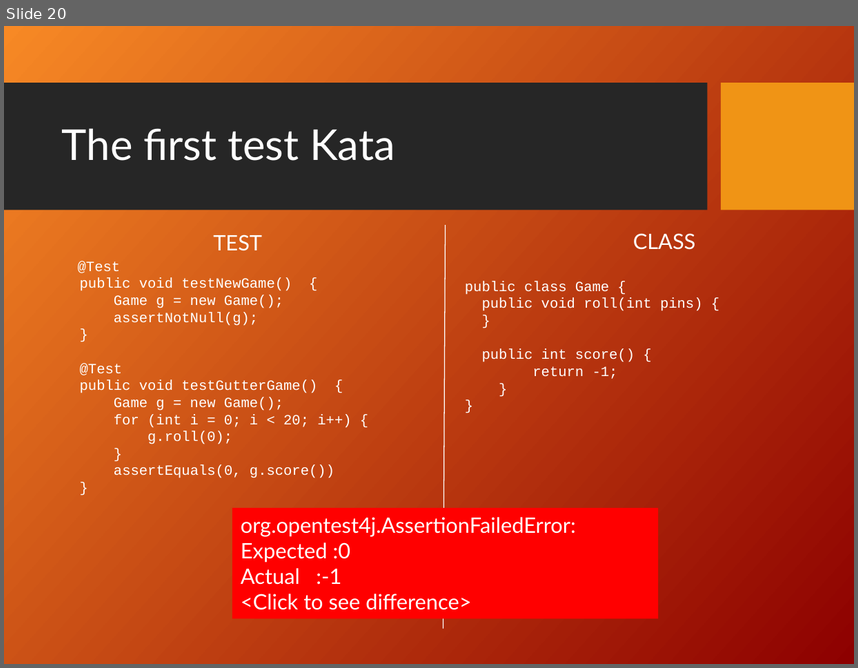
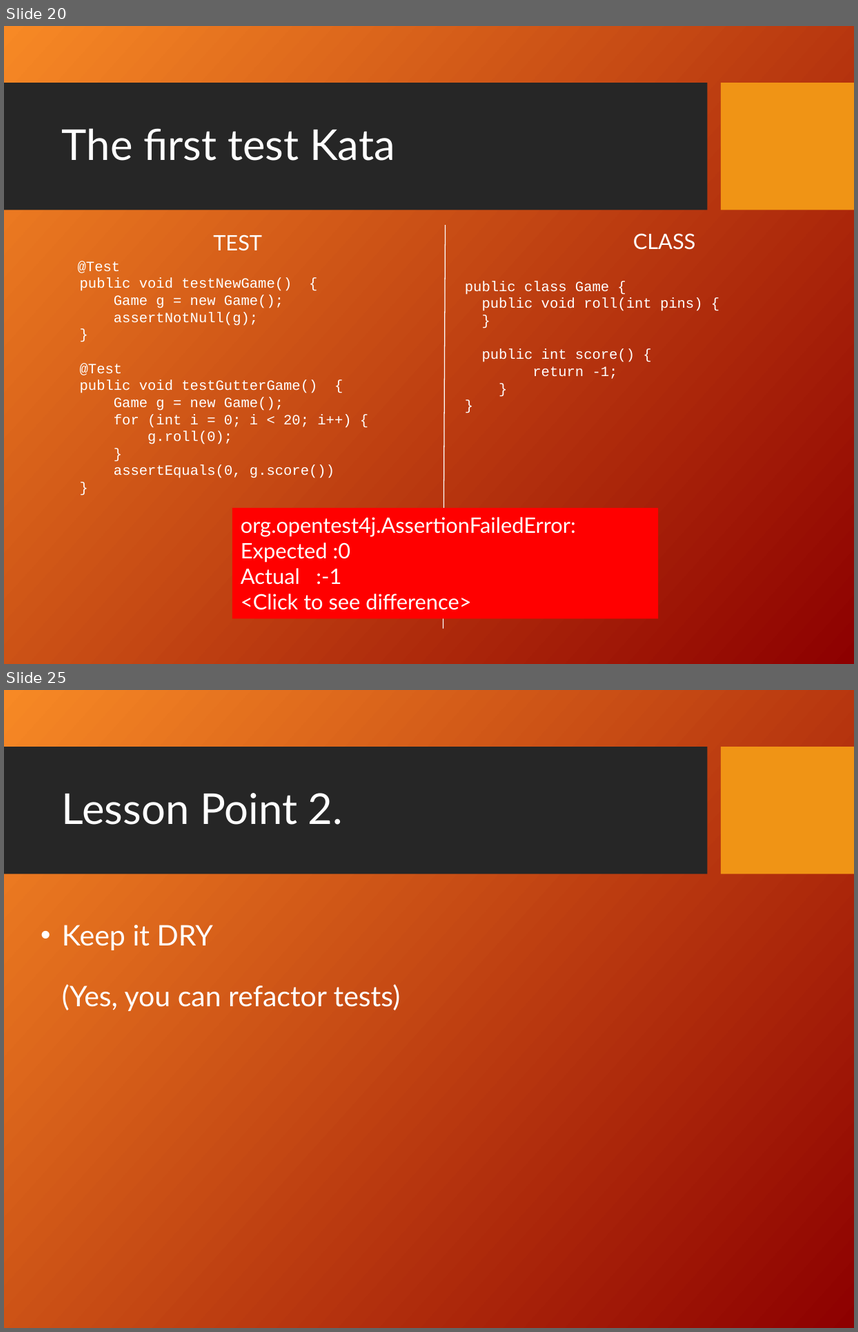
Before and after one commit to dkneuma/BowlingGame, a slide deck: Documentation/Bowling Game Kata.ppt. Shown one above the other, each under a label of ours: slide 20 before the commit, slides 20 and 25 after it; the slides between them are not shown. The pictures are 858x668 and 858x1332 pixels, drawn with LibreOffice and Linux fonts; fonts in the diff are those of the drawing; background and template pictures are left out. Boxes give left, top, right and bottom in pixels: in the first picture for what was removed or moved away, otherwise in the second. Text is boxed around its words. In the diff, an @@ line names an element or a change of style, - is before the commit and + after.

```diff
--- a/Documentation/Bowling Game Kata.ppt
+++ b/Documentation/Bowling Game Kata.ppt
@@ slide 25 added at [4,690,854,1328], background picture (left out); not listed: 2 template elements that a slide beside it also shows @@
@@ title added at [62,793,343,825], 36 pt, text #FFFFFF @@
+Lesson Point 2.
@@ text added at [62,925,401,1011], 24 pt, text #FFFFFF @@
+• Keep it DRY
+  (Yes, you can refactor tests)
```
Also in this commit, not shown: 14 slides changed, 3 other slides added, 24 slides removed, 7 other files.
